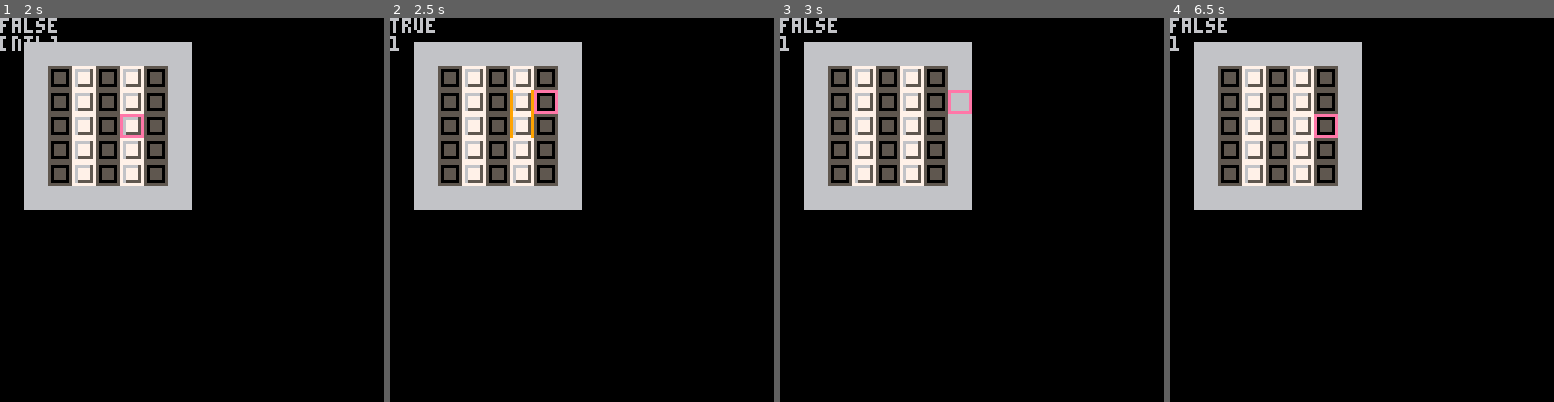
Above: before the commit, frames 1-4 (left to right).
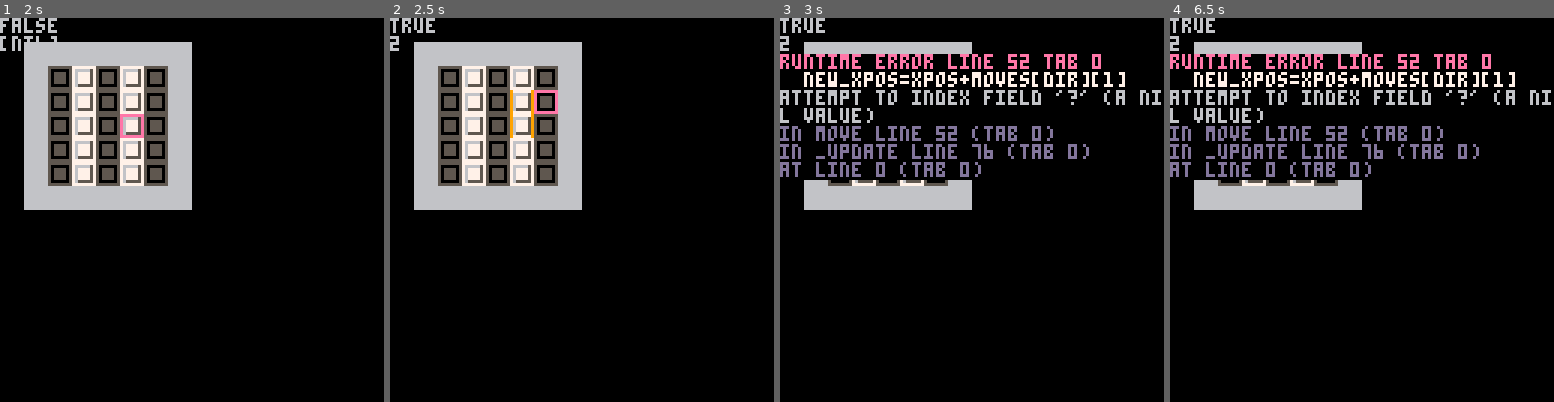
Above: after the commit, the same moments.

Repository: tobiasvl/picolarium
Game: PICO-8 cartridge picolarium.p8
Two runs of this game, one before a commit and one after it. Both use one fixed random seed, a clock stepped at 60 frames per second and the inputs below.
Inputs:
- Up to frame 1 (2 s): tap X (X key) at 0.33, 1.07, 1.85 s; tap O (Z key) at 0.7, 1.7 s; hold Right from 1.6 s (still down)
- Up to frame 2 (2.5 s): release Right at 2.1 s; tap O (Z key) at 2.1 s; hold Up 2.15-2.42 s; hold Right from 2.47 s (still down)
- Up to frame 3 (3 s): keep holding Right; tap O (Z key) at 2.5, 2.9 s; tap X (X key) at 2.97 s
- Up to frame 4 (6.5 s): release Right at 3.03 s; hold Left 3.08-3.58 s; tap O (Z key) every 0.4 s from 3.3 to 6.1 s; hold Down 3.63-3.97 s; hold Right 4.02-4.68 s; tap X (X key) at 4.08, 5.2, 6.32 s; hold Up 4.73-5.03 s; hold Left 5.08-5.68 s; hold Down 5.73-6.03 s; hold Right from 6.08 s (still down)

Frame 1 is identical in both runs. In frame 2, less than 0.1% of the frame differs, in the area x 0-3%, y 4-8%; in frame 3, 16%, in the area x 0-100%, y 0-43%; in frame 4, 16%.
Error after the commit: runtime error line 52 tab 0; new_xpos=xpos+moves[dir][1]; attempt to index field '?' (a nil value)

Commit message:
Refactor moving

Diff:
--- a/picolarium.p8
+++ b/picolarium.p8
@@ -41,63 +41,42 @@
   --todo
 end
 
+function move(dir)
+  -- x delta, y delta, opposite direction
+  moves = {{-8,0,2},
+           {8,0,1},
+           nil,
+           {0,-8,8},
+           nil,
+           nil,
+           nil,
+           {0,8,4}}
+
+  new_xpos=xpos+moves[dir][1]
+  new_ypos=ypos+moves[dir][2]
+  if draw and stack[#stack]==moves[dir][3] then
+    pop(stack)
+    xpos=new_xpos
+    ypos=new_ypos
+    new=flr(mget(xpos/8,ypos/8)/16)
+    mset(xpos/8,ypos/8,new*16+1)
+  elseif fget(mget(new_xpos/8,new_ypos/8),0) then
+    if draw then
+      mset(xpos/8,ypos/8,mget(xpos/8,ypos/8)+1)
+      push(stack,dir)
+    end
+    xpos=new_xpos
+    ypos=new_ypos
+  end
+end
+
 function _update()
   if btnp(🅾️) then
     if (not draw) draw = true else verify_path()
   end
   if (btnp(❎)) turn_off_draw()
-  if btnp(⬅️) then
-    if draw and stack[#stack] == ➡️ then
-      pop(stack)
-      xpos -= 8
-      new=flr(mget(xpos/8,ypos/8)/16)
-      mset(xpos/8,ypos/8,new*16+1)
-    elseif fget(mget((xpos-8)/8,ypos/8),0) then
-      if draw then
-        mset(xpos/8,ypos/8,mget(xpos/8,ypos/8)+1)
-        push(stack,⬅️)
-      end
-      xpos -= 8
-    end
-  elseif btnp(➡️) then
-    if draw and stack[#stack] == ⬅️ then
-      pop(stack)
-      xpos += 8
-      new=flr(mget(xpos/8,ypos/8)/16)
-      mset(xpos/8,ypos/8,new*16+1)
-    elseif fget(mget((xpos+8)/8,ypos/8),0) then
-      if draw then
-        mset(xpos/8,ypos/8,mget(xpos/8,ypos/8)+1)
-        push(stack,➡️)
-      end
-      xpos += 8
-    end
-  elseif btnp(⬆️) then
-    if draw and stack[#stack] == ⬇️ then
-      pop(stack)
-      ypos -= 8
-      new=flr(mget(xpos/8,ypos/8)/16)
-      mset(xpos/8,ypos/8,new*16+1)
-    elseif fget(mget(xpos/8,(ypos-8)/8),0) then
-      if draw then
-        mset(xpos/8,ypos/8,mget(xpos/8,ypos/8)+1)
-        push(stack,⬆️)
-      end
-      ypos -= 8
-    end
-  elseif btnp(⬇️) then
-    if draw and stack[#stack] == ⬆️ then
-      pop(stack)
-      ypos += 8
-      new=flr(mget(xpos/8,ypos/8)/16)
-      mset(xpos/8,ypos/8,new*16+1)
-    elseif fget(mget(xpos/8,(ypos+8)/8),0) then
-      if draw then
-        mset(xpos/8,ypos/8,mget(xpos/8,ypos/8)+1)
-        push(stack,⬇️)
-      end
-      ypos += 8
-    end
+  if btnp(⬅️) or btnp(➡️) or btnp(⬆️) or btnp(⬇️) then
+    move(btnp())
   end
 end
 
